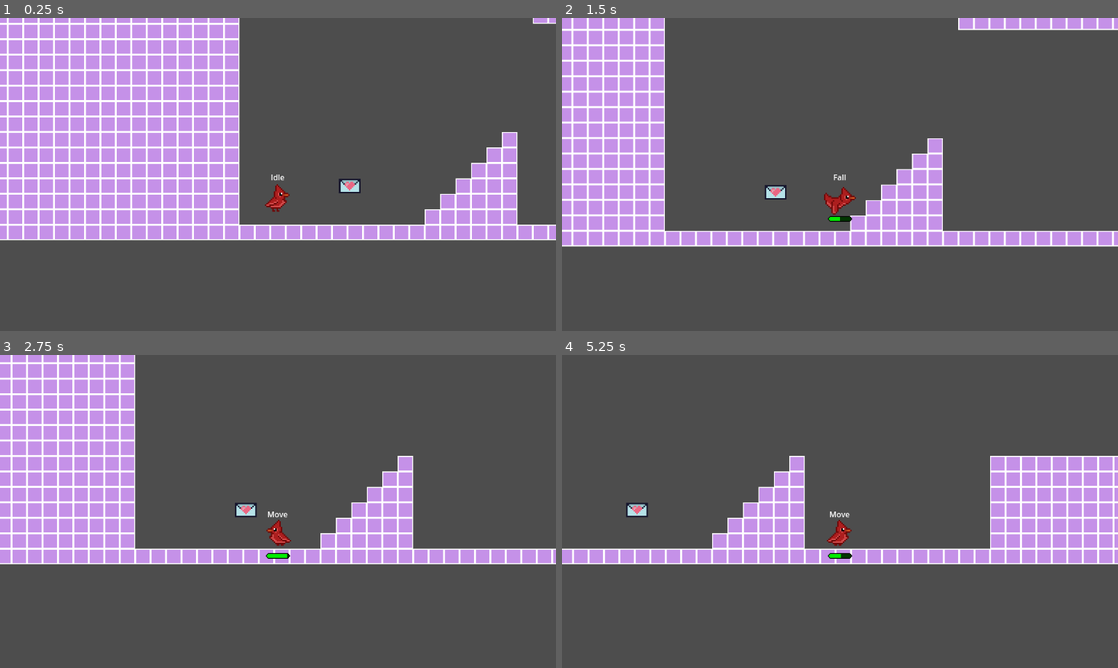
Above: before the commit, frames 1-4 (two rows, left to right).
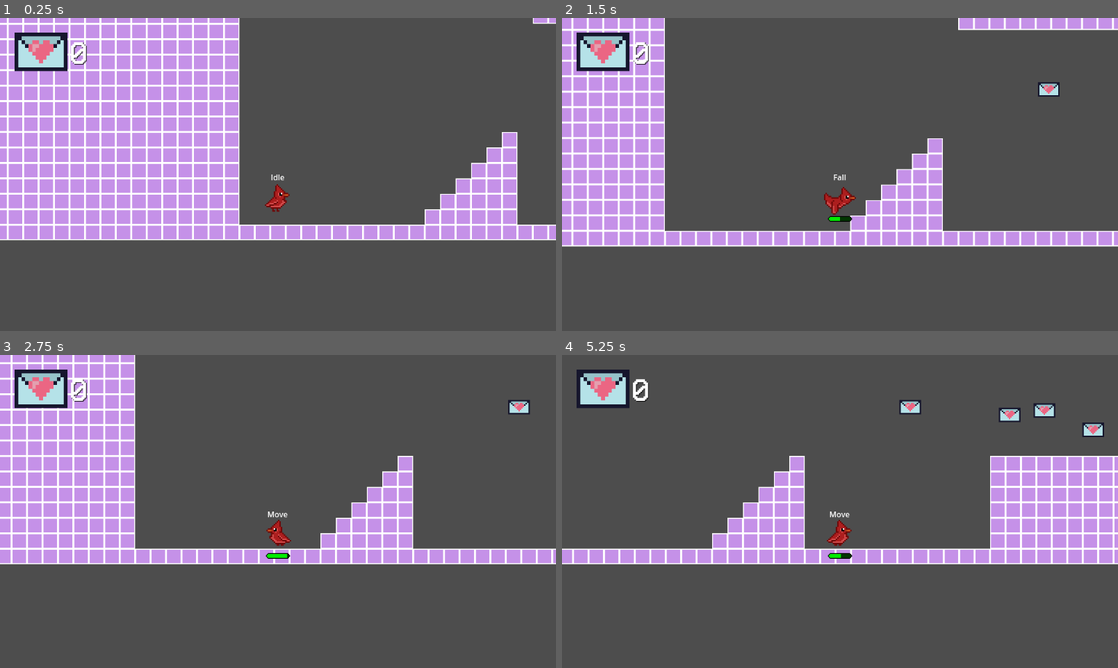
Above: after the commit, the same moments.

Repository: mfudg395/love-letters
Game: Godot game, scene res://src/Level1.tscn
Same seed, same stepped clock (60 frames per second), same inputs: the game is played once before the commit and once after it.
Inputs:
- Up to frame 1 (0.25 s): no input
- Up to frame 2 (1.5 s): hold D (move_right) from 0.53 s (still down); tap E (glide) at 0.6 s; tap Space (jump) at 0.77 s; tap Shift (peck) at 1.35 s
- Up to frame 3 (2.75 s): tap Space (jump) at 1.52 s; release D (move_right) at 2.03 s; hold A (move_left) from 2.03 s (still down); tap E (glide) at 2.1 s
- Up to frame 4 (5.25 s): release A (move_left) at 2.78 s; hold D (move_right) 2.78-4.28 s; tap Shift (peck) at 2.85, 4.35 s; tap Space (jump) at 3.02, 3.77, 4.52 s; tap E (glide) at 3.6, 5.1 s; hold A (move_left) 4.28-5.03 s; hold D (move_right) from 5.03 s (still down)

The runs differ from the first frame. In frame 1, 1.5% of the frame differs, in the area x 2-65%, y 4-56%; in frame 2, 1.7%; in frame 3, 1.7%; in frame 4, 2.2%, in the area x 2-98%, y 4-52%.

Commit message:
implemented picking up letters

Diff:
--- a/src/Level1.tscn
+++ b/src/Level1.tscn
@@ -2,7 +2,7 @@
 
 [ext_resource type="PackedScene" uid="uid://cv64d407pajq1" path="res://src/player/Player.tscn" id="1_ek8qi"]
 [ext_resource type="Texture2D" uid="uid://bfyi2e38lay21" path="res://assets/basic_tileset.png" id="2_yw3dn"]
-[ext_resource type="Texture2D" uid="uid://cgj8160vctfbx" path="res://assets/letter.png" id="3_nycsy"]
+[ext_resource type="PackedScene" uid="uid://ld4af47tn37g" path="res://src/letter/Letter.tscn" id="3_h8vt6"]
 
 [sub_resource type="TileSetAtlasSource" id="TileSetAtlasSource_j6m5o"]
 texture = ExtResource("2_yw3dn")
@@ -27,7 +27,14 @@
 [node name="Player" parent="." instance=ExtResource("1_ek8qi")]
 position = Vector2(80, 536)
 
-[node name="Letter" type="Sprite2D" parent="."]
-texture_filter = 1
-position = Vector2(229, 592)
-texture = ExtResource("3_nycsy")
+[node name="Letter" parent="." instance=ExtResource("3_h8vt6")]
+position = Vector2(1073, 386)
+
+[node name="Letter2" parent="." instance=ExtResource("3_h8vt6")]
+position = Vector2(1174, 426)
+
+[node name="Letter3" parent="." instance=ExtResource("3_h8vt6")]
+position = Vector2(1001, 395)
+
+[node name="Letter4" parent="." instance=ExtResource("3_h8vt6")]
+position = Vector2(795, 379)
--- /dev/null
+++ b/src/letter/Letter.tscn
@@ -0,0 +1,19 @@
+[gd_scene load_steps=4 format=3 uid="uid://ld4af47tn37g"]
+
+[ext_resource type="Texture2D" uid="uid://cgj8160vctfbx" path="res://assets/letter.png" id="1_2i636"]
+[ext_resource type="Script" path="res://src/letter/letter.gd" id="1_athp3"]
+
+[sub_resource type="RectangleShape2D" id="RectangleShape2D_5fvgv"]
+size = Vector2(44, 30)
+
+[node name="Letter" type="Area2D"]
+script = ExtResource("1_athp3")
+
+[node name="Sprite2D" type="Sprite2D" parent="."]
+texture_filter = 1
+texture = ExtResource("1_2i636")
+
+[node name="CollisionShape2D" type="CollisionShape2D" parent="."]
+shape = SubResource("RectangleShape2D_5fvgv")
+
+[connection signal="body_entered" from="." to="." method="_on_body_entered"]
--- /dev/null
+++ b/src/letter/letter.gd
@@ -0,0 +1,15 @@
+extends Area2D
+
+
+# Called when the node enters the scene tree for the first time.
+func _ready():
+	pass # Replace with function body.
+
+
+# Called every frame. 'delta' is the elapsed time since the previous frame.
+func _process(delta):
+	pass
+
+
+func _on_body_entered(body):
+	queue_free()
--- a/src/player/Player.tscn
+++ b/src/player/Player.tscn
@@ -11,8 +11,13 @@
 [ext_resource type="Texture2D" uid="uid://b2b5ypujqnhjr" path="res://assets/stamina_under.png" id="9_efelf"]
 [ext_resource type="Texture2D" uid="uid://5obaqnkiw8hr" path="res://assets/stamina_over.png" id="10_us0gx"]
 [ext_resource type="Texture2D" uid="uid://ccnlgkqrnbpml" path="res://assets/stamina_progress.png" id="11_5bwjb"]
+[ext_resource type="Texture2D" uid="uid://cgj8160vctfbx" path="res://assets/letter.png" id="12_rt7a8"]
+[ext_resource type="FontFile" uid="uid://bwitkp7grmtju" path="res://assets/VCR_OSD_MONO_1.001.ttf" id="13_cso16"]
 
 [sub_resource type="RectangleShape2D" id="RectangleShape2D_dvfak"]
+size = Vector2(19, 51)
+
+[sub_resource type="RectangleShape2D" id="RectangleShape2D_pfbnp"]
 size = Vector2(19, 51)
 
 [sub_resource type="Animation" id="Animation_cd00g"]
@@ -158,8 +163,15 @@
 offset = Vector2(0, -50)
 
 [node name="CollisionShape2D" type="CollisionShape2D" parent="."]
+visible = false
 position = Vector2(-3.5, 1.5)
 shape = SubResource("RectangleShape2D_dvfak")
+
+[node name="Area2D" type="Area2D" parent="."]
+
+[node name="CollisionShape2D" type="CollisionShape2D" parent="Area2D"]
+position = Vector2(-3.5, 1.5)
+shape = SubResource("RectangleShape2D_pfbnp")
 
 [node name="AnimationPlayer" type="AnimationPlayer" parent="."]
 libraries = {
@@ -190,5 +202,24 @@
 [node name="GlideStaminaTimer" type="Timer" parent="."]
 wait_time = 0.5
 
+[node name="LetterUI" type="Sprite2D" parent="."]
+position = Vector2(-491, -304)
+scale = Vector2(2.43333, 2.66667)
+texture = ExtResource("12_rt7a8")
+
+[node name="LetterLabel" type="Label" parent="."]
+texture_filter = 1
+offset_left = -432.0
+offset_top = -344.0
+offset_right = -322.0
+offset_bottom = -264.0
+theme_override_colors/font_shadow_color = Color(0, 0, 0, 1)
+theme_override_colors/font_outline_color = Color(0, 0, 0, 1)
+theme_override_fonts/font = ExtResource("13_cso16")
+theme_override_font_sizes/font_size = 64
+text = "0"
+vertical_alignment = 1
+
+[connection signal="area_entered" from="Area2D" to="." method="_on_area_2d_area_entered"]
 [connection signal="timeout" from="StaminaRegenTimer" to="PlayerFSM" method="_on_stamina_regen_timer_timeout"]
 [connection signal="timeout" from="GlideStaminaTimer" to="PlayerFSM/Glide" method="_on_glide_stamina_timer_timeout"]
--- a/src/player/player.gd
+++ b/src/player/player.gd
@@ -17,6 +17,7 @@
 @export var jump_strength := -400.0
 @export var max_stamina := 50
 @export var current_stamina := 50
+@onready var letters := 0
 
 @onready var animations = get_node("AnimationPlayer")
 @onready var sprite = get_node("Sprite2D")
@@ -24,6 +25,7 @@
 @onready var stamina_bar = get_node("StaminaBar")
 @onready var stamina_regen_timer = get_node("StaminaRegenTimer")
 @onready var glide_stamina_timer = get_node("GlideStaminaTimer")
+@onready var letter_label = get_node("LetterLabel")
 
 var is_facing_right := true
 var is_pecking := false
@@ -50,3 +52,9 @@
 		stamina_bar.visible = false
 	else:
 		stamina_bar.visible = true
+
+
+func _on_area_2d_area_entered(area):
+	if ("Letter" in area.get_name()):
+		letters += 1;
+		letter_label.text = str(letters)
Binary file added: assets/VCR_OSD_MONO_1.001.ttf
Not shown, added: assets/VCR_OSD_MONO_1.001.ttf.import
Not shown: 1 places in src/player/Player.tscn that only renumber resources
